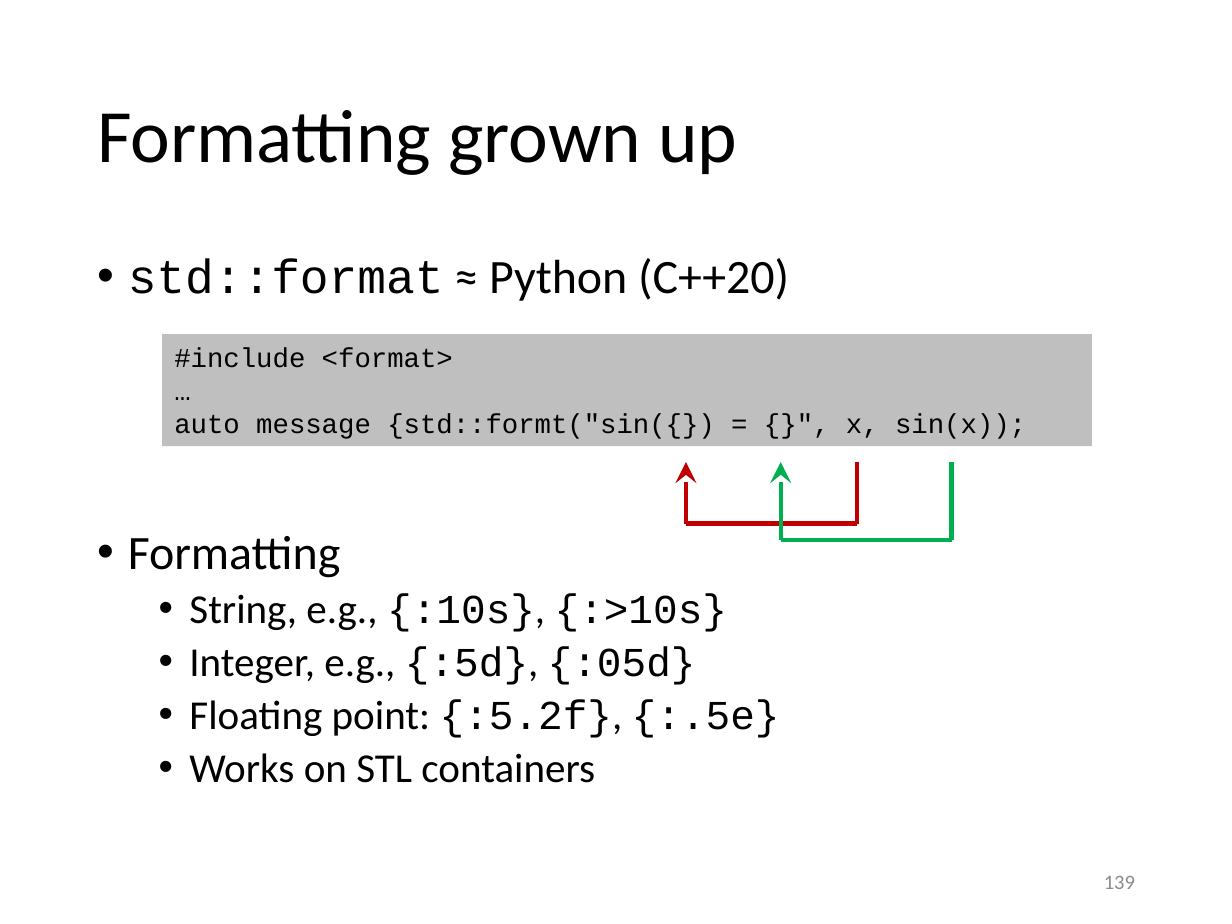
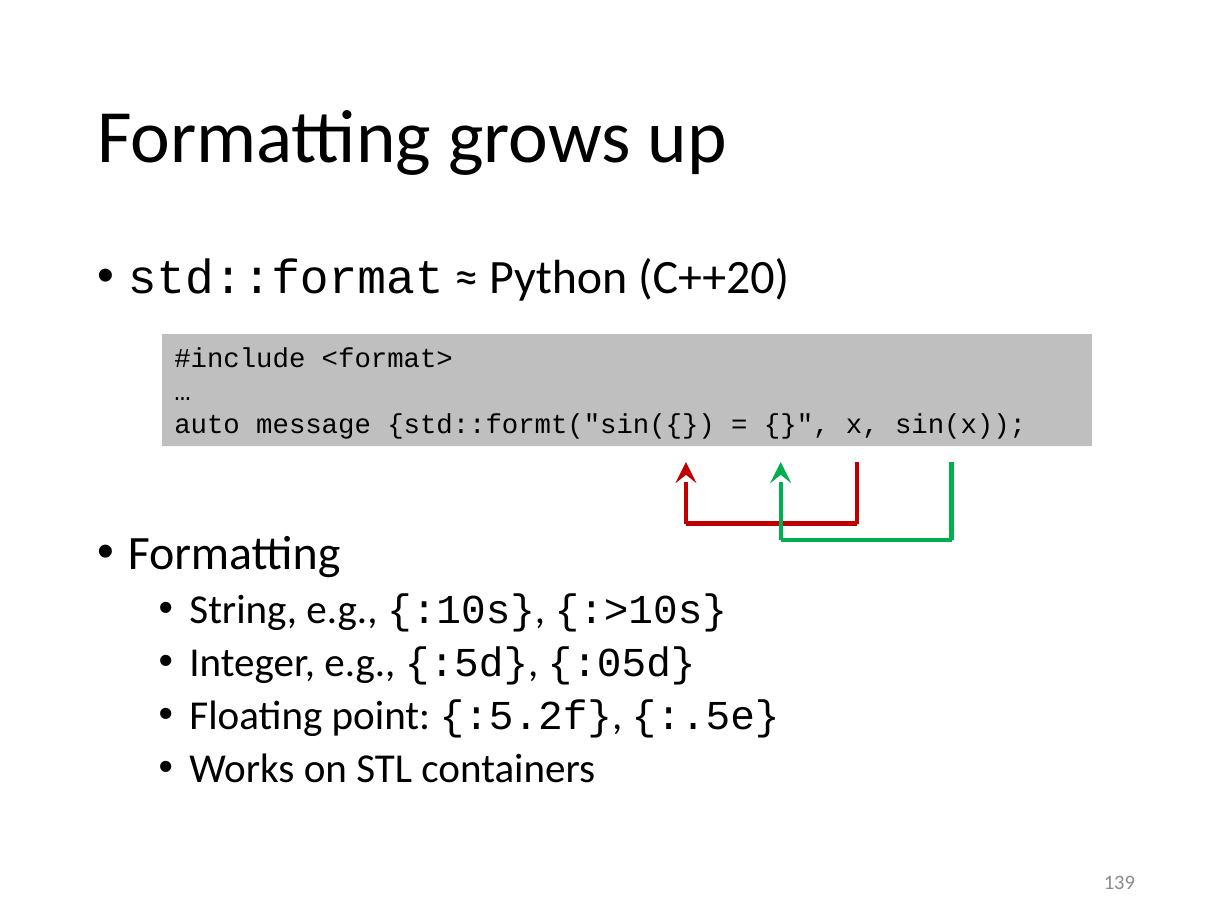
Before and after one commit to gjbex/Scientific-C-plus-plus, a slide deck: slide 139 of scientific_cpp.pptx. Drawn at 1232x924 pixels with LibreOffice and Linux fonts; fonts in the diff are those of the drawing. Boxes give left, top, right and bottom in pixels: in the first picture for what was removed or moved away, otherwise in the second. Text is boxed around its words. In the diff, an @@ line names an element or a change of style, - is before the commit and + after.

```diff
--- a/scientific_cpp.pptx
+++ b/scientific_cpp.pptx
@@ title at (97,110,727,175): text changed @@
-Formatting grown up
+Formatting grows up
```
